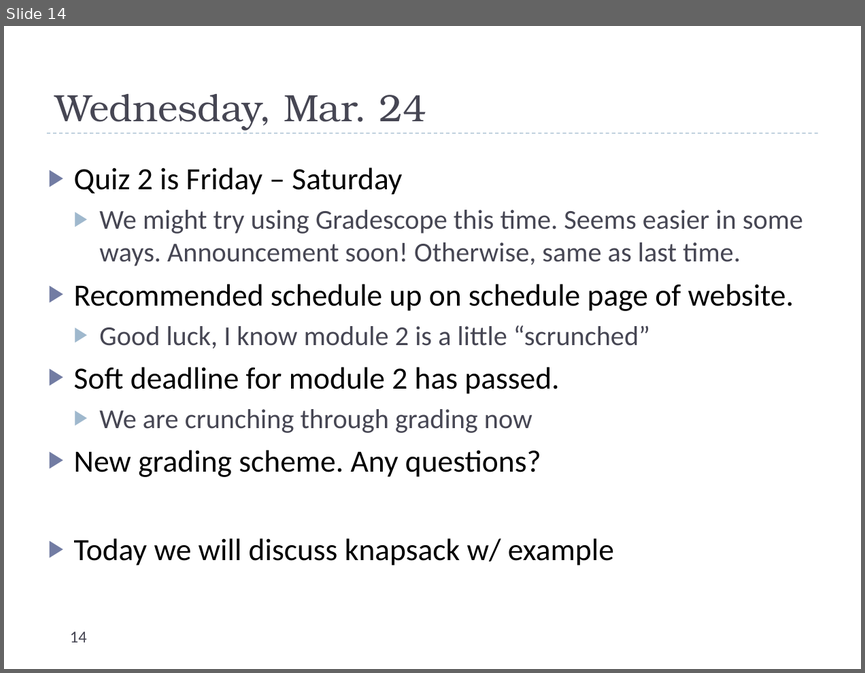
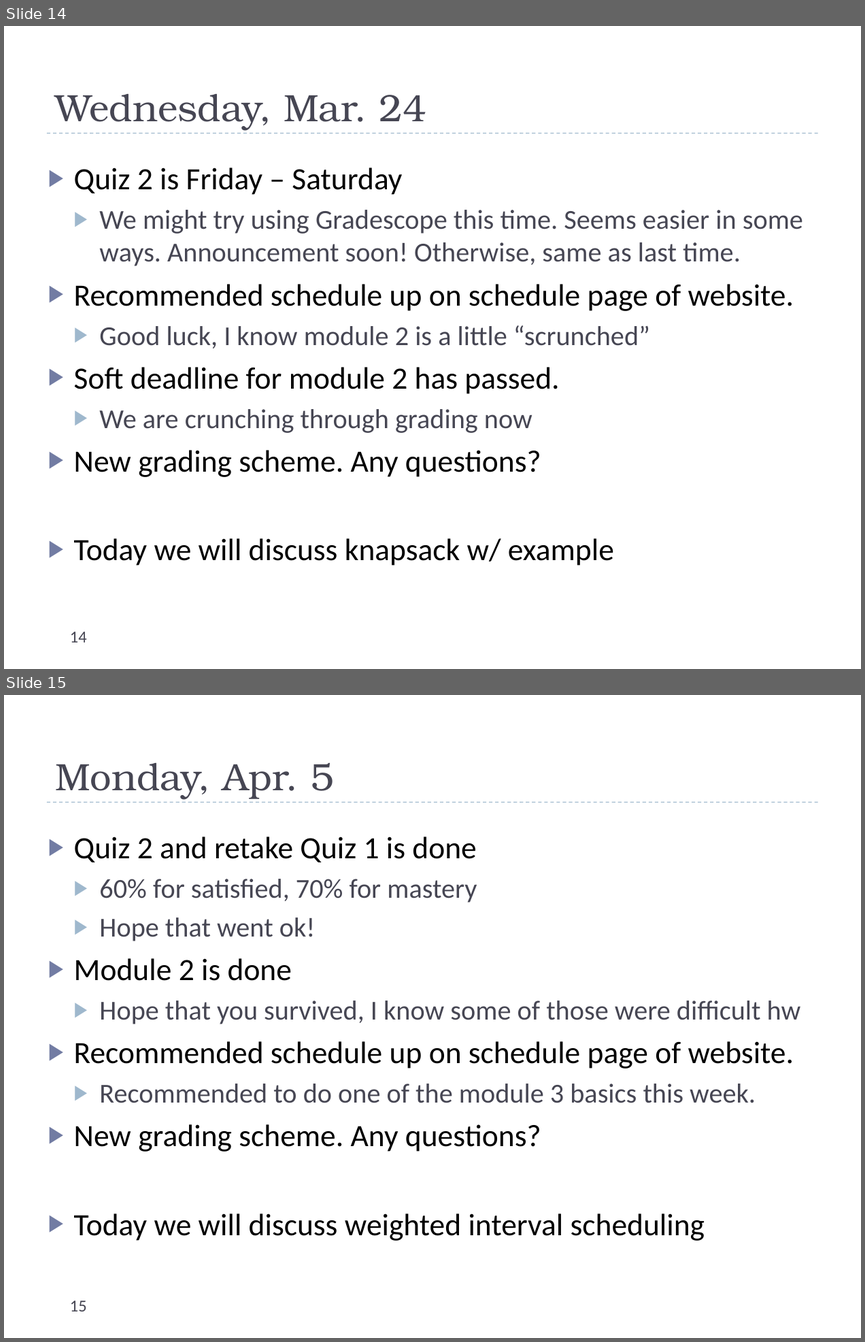
Before and after one commit to uva-cs/cs4102-f21, a slide deck: slides/dailyannouncements_mf.pptx. Shown one above the other, each under a label of ours: slide 14 before the commit, slides 14 and 15 after it. The pictures are 865x673 and 865x1342 pixels, drawn with LibreOffice and Linux fonts; fonts in the diff are those of the drawing. Boxes give left, top, right and bottom in pixels: in the first picture for what was removed or moved away, otherwise in the second. Text is boxed around its words. In the diff, an @@ line names an element or a change of style, - is before the commit and + after.

```diff
--- a/slides/dailyannouncements_mf.pptx
+++ b/slides/dailyannouncements_mf.pptx
@@ slide 15 added at bbox=[4, 695, 861, 1338], background #FFFFFF; not listed: 1 template element that a slide beside it also shows @@
@@ title added at bbox=[55, 763, 334, 799], 32 pt, text #464653 @@
+Monday, Apr. 5
@@ text added at bbox=[74, 836, 801, 1240], 26 pt, text #000000 @@
+▶ Quiz 2 and retake Quiz 1 is done
+  ▶ 60% for satisfied, 70% for mastery
+  ▶ Hope that went ok!
+▶ Module 2 is done
+  ▶ Hope that you survived, I know some of those were difficult hw
+▶ Recommended schedule up on schedule page of website.
+  ▶ Recommended to do one of the module 3 basics this week.
+▶ New grading scheme. Any questions?
+▶ Today we will discuss weighted interval scheduling
@@ page number added at bbox=[70, 1300, 87, 1311], 14 pt, text #464653 @@
+15
```
Also in this commit, not shown: 1 other slide added, 2 other files.
